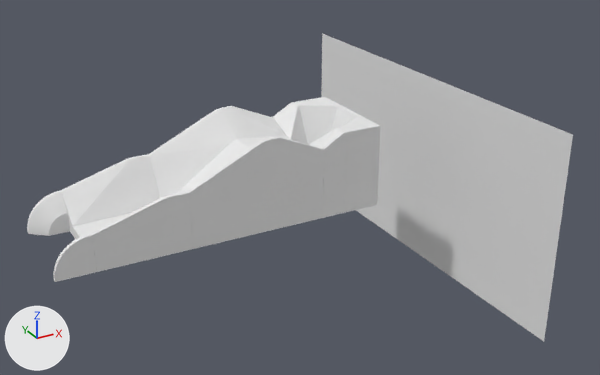
Renders of the OBJ model examples/sampling_c3/urdf/3d_Printer/ramp/ramp1.obj from each side of a commit.
Both versions are drawn from a 50 mm camera at (-249.0, -421.0, 202.0) aimed at (-37.0, -35.0, 9.0). Arrows for +X, +Y and +Z are at lower left; the lights stay in place. The picture after the commit comes second. Where no turn or scale is listed for an object, it has been applied to the vertices.

In view in the first picture: 'Cube', 'new_ramp', 'new_ramp.001', 'new_ramp.002', 'new_ramp.003', 'new_ramp.004', 'new_ramp.005', 'new_ramp.006', 'new_ramp.007', 'new_ramp.008', 'new_ramp.010', 'new_ramp.011', 'new_ramp.012', 'new_ramp.013'.
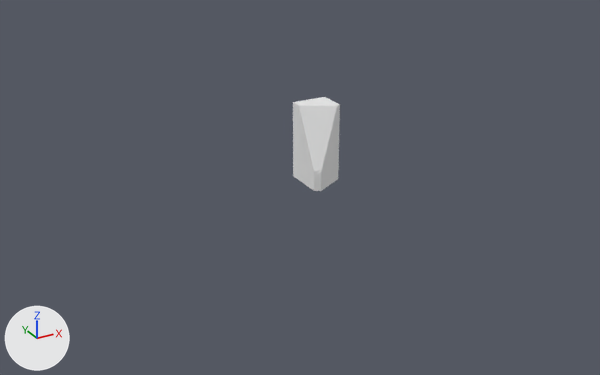
Pixel boxes [x1, y1, x2, y2] of what changed, in the pictures (600 x 375 px):
'Cube', deleted
    before: [322, 34, 573, 341]
'new_ramp.005', deleted
    before: [188, 136, 324, 249]
'new_ramp.007', deleted
    before: [91, 191, 192, 272]
'new_ramp', deleted
    before: [149, 106, 286, 198]
'new_ramp.006', deleted
    before: [61, 154, 160, 237]
'new_ramp.011', deleted
    before: [340, 117, 381, 213]
'new_ramp.010', deleted
    before: [309, 128, 346, 218]
'new_ramp.001', deleted
    before: [27, 190, 70, 236]
'new_ramp.002', deleted
    before: [53, 233, 97, 282]
'new_ramp.004', deleted
    before: [177, 136, 291, 193]
'new_ramp.003', deleted
    before: [273, 102, 308, 144]
'new_ramp.008', deleted
    before: [73, 213, 130, 239]
'new_ramp.013', deleted
    before: [331, 105, 363, 131]
'new_ramp.012', unchanged, uncovered by the edit
    before: [293, 97, 340, 145]
    after: [293, 97, 340, 191]

Diff of the bpy script that builds the scene:
```diff
--- a/examples/sampling_c3/urdf/3d_Printer/ramp/ramp1.obj.py
+++ b/examples/sampling_c3/urdf/3d_Printer/ramp/ramp1.obj.py
@@ ob_cube @@
-ob_cube = bpy.data.objects.new('Cube', me_cube)
-ob_cube.location = (0.0, 0.0, 0.0)
@@ ob_new_ramp @@
-ob_new_ramp = bpy.data.objects.new('new_ramp', me_new_ramp)
-ob_new_ramp.location = (0.0, 0.0, 0.0)
@@ ob_new_ramp_001 @@
-ob_new_ramp_001 = bpy.data.objects.new('new_ramp.001', me_new_ramp_001)
-ob_new_ramp_001.location = (0.0, 0.0, 0.0)
@@ ob_new_ramp_002 @@
-ob_new_ramp_002 = bpy.data.objects.new('new_ramp.002', me_new_ramp_002)
-ob_new_ramp_002.location = (0.0, 0.0, 0.0)
@@ ob_new_ramp_003 @@
-ob_new_ramp_003 = bpy.data.objects.new('new_ramp.003', me_new_ramp_003)
-ob_new_ramp_003.location = (0.0, 0.0, 0.0)
@@ ob_new_ramp_004 @@
-ob_new_ramp_004 = bpy.data.objects.new('new_ramp.004', me_new_ramp_004)
-ob_new_ramp_004.location = (0.0, 0.0, 0.0)
@@ ob_new_ramp_005 @@
-ob_new_ramp_005 = bpy.data.objects.new('new_ramp.005', me_new_ramp_005)
-ob_new_ramp_005.location = (0.0, 0.0, 0.0)
@@ ob_new_ramp_006 @@
-ob_new_ramp_006 = bpy.data.objects.new('new_ramp.006', me_new_ramp_006)
-ob_new_ramp_006.location = (0.0, 0.0, 0.0)
@@ ob_new_ramp_007 @@
-ob_new_ramp_007 = bpy.data.objects.new('new_ramp.007', me_new_ramp_007)
-ob_new_ramp_007.location = (0.0, 0.0, 0.0)
@@ ob_new_ramp_008 @@
-ob_new_ramp_008 = bpy.data.objects.new('new_ramp.008', me_new_ramp_008)
-ob_new_ramp_008.location = (0.0, 0.0, 0.0)
@@ ob_new_ramp_010 @@
-ob_new_ramp_010 = bpy.data.objects.new('new_ramp.010', me_new_ramp_010)
-ob_new_ramp_010.location = (0.0, 0.0, 0.0)
@@ ob_new_ramp_011 @@
-ob_new_ramp_011 = bpy.data.objects.new('new_ramp.011', me_new_ramp_011)
-ob_new_ramp_011.location = (0.0, 0.0, 0.0)
@@ ob_new_ramp_013 @@
-ob_new_ramp_013 = bpy.data.objects.new('new_ramp.013', me_new_ramp_013)
-ob_new_ramp_013.location = (0.0, 0.0, 0.0)
```
